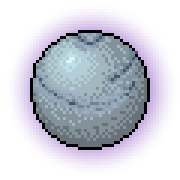
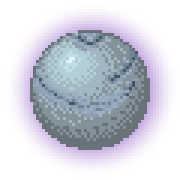
Layered file, before and after one edit (180x180). Changes by layer:
painted on "Layer #1" over (30, 30, 150, 150)
